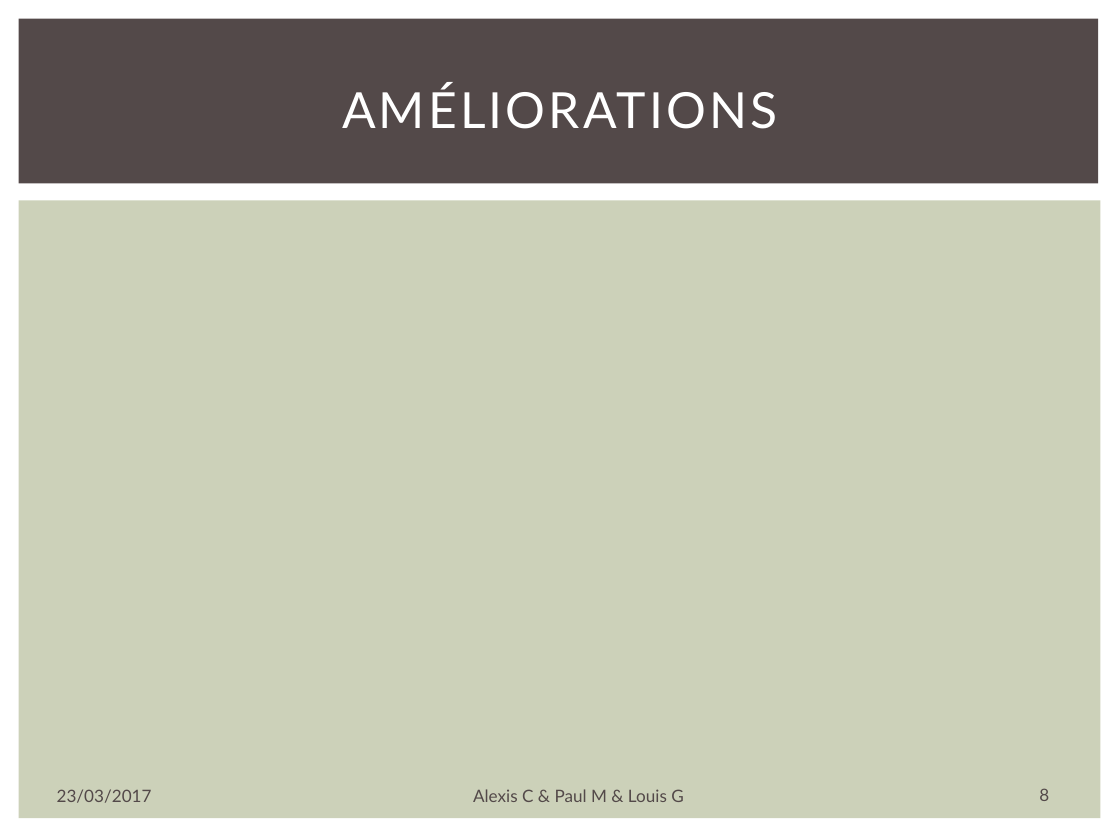
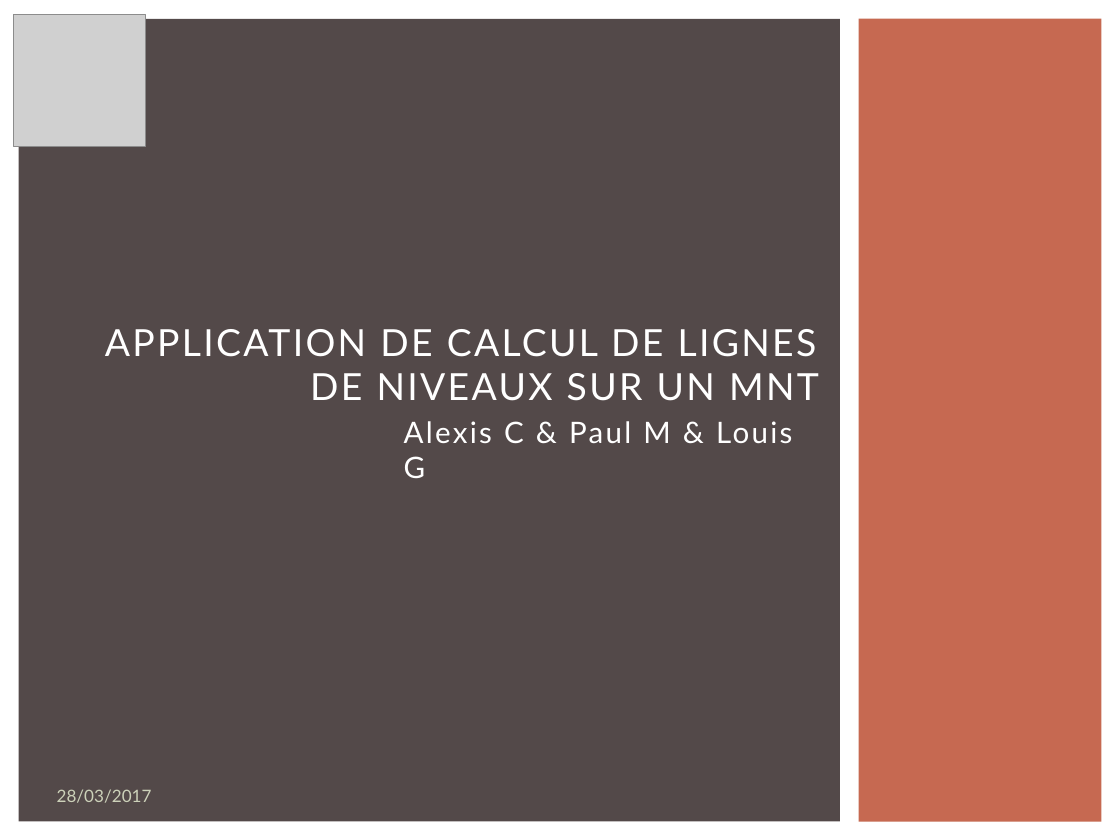
Before and after one commit to alexiscoatsaliou/MNT, a slide deck: slide 1 of Projet Java.pptx (slide 8 before the commit). Drawn at 1120x840 pixels with LibreOffice and Linux fonts; fonts in the diff are those of the drawing; grey boxes stand for pictures. Boxes give left, top, right and bottom in pixels: in the first picture for what was removed or moved away, otherwise in the second. Text is boxed around its words. In the diff, an @@ line names an element or a change of style, - is before the commit and + after.

```diff
--- a/Projet Java.pptx
+++ b/Projet Java.pptx
@@ picture added at [13, 15, 146, 147] @@
@@ rectangle: place and size @@
-rectangle at [19, 200, 1101, 819]
+rectangle at [19, 19, 840, 822]
@@ rectangle at [19, 19, 840, 822]: fill #CCD1B9 to #534949 @@
@@ rectangle removed at [19, 19, 1099, 184] @@
@@ rectangle added at [859, 19, 1102, 822], fill #C66951 @@
@@ title removed at [342, 85, 777, 129] @@
-AMÉLIORATIONS
@@ title added at [105, 329, 819, 401], 24 pt, text #FFFFFF @@
+APPLICATION DE CALCUL DE LIGNES DE NIVEAUX SUR UN MNT
@@ subtitle "Alexis C & Paul M ...": place and size @@
-subtitle "Alexis C & Paul M ..." at [473, 789, 683, 802]
+subtitle "Alexis C & Paul M ..." at [404, 421, 792, 478]
@@ subtitle "Alexis C & Paul M ..." at [404, 421, 792, 478]: size 11 to 19 pt, text colour #534949 to #FFFFFF, letter spacing 0 to 1.5 pt; alignment centre to left; more space between paragraphs @@
@@ text at [57, 789, 152, 803]: text changed; text colour #534949 to #CCD1B9 @@
-23/03/2017
+28/03/2017
@@ page number removed at [1039, 788, 1049, 801] @@
-8
```
Also in this commit, not shown: 6 other slides changed, 7 slides added, 2 slides removed.
